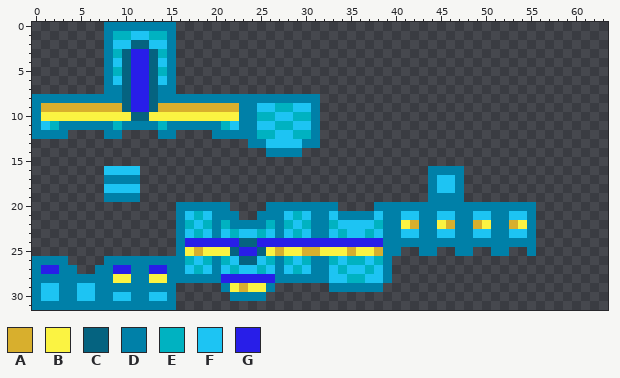
Two states of a pixel-art sprite, src/main/resources/assets/dragonmounts/textures/models/armor/aether_layer_1.png. Above is the file before it was changed.
The file is 64x32 pixels. Pixels under 10% opacity are left out.
Palette (. is transparent): A #d8af2d  B #fbf342  C #056380  D #0080a8  E #00b2c1  F #1dc4f3  G #281ee8
After:
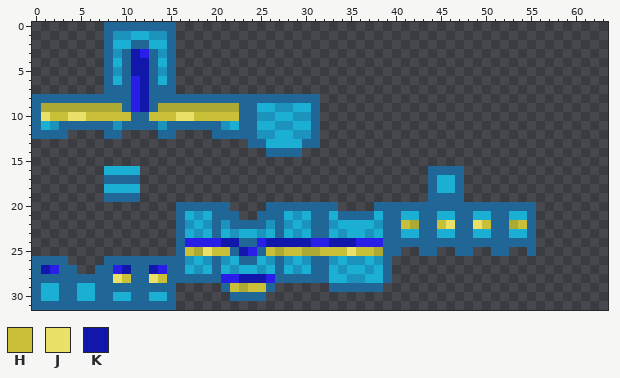
Colours new in this view: H #cabf38  J #eae169  K #1217ac
Difference:
@@ palette @@
-A #d8af2d
+A #ada935
-D #0080a8
+D #206797
-E #00b2c1
+E #1b93bd
-F #1dc4f3
+F #1bafd3
@@ x 0..24 @@
  1 ........DEEFFEED.........
- 2 ........DFFCCFFD.........
- 3 ........DECGGCED.........
- 4 ........DFCGGCFD.........
- 5 ........DECGGCED.........
- 6 ........DFCGGCFD.........
- 7 ........DDCGGCDD.........
- 8 DDDDDDDDDDCGGCDDDDDDDDDDD
- 9 DAAAAAAAAACGGCAAAAAAAAADD
-10 DBBBBBBBBBBCCBBBBBBBBBBDD
+ 2 ........DFFDDFFD.........
+ 3 ........DEDKGDED.........
+ 4 ........DFDKKDFD.........
+ 5 ........DEDKKDED.........
+ 6 ........DFDGKDFD.........
+ 7 ........DDDGKDDD.........
+ 8 DDDDDDDDDDDGKDDDDDDDDDDDD
+ 9 DAAAAAAAAADGKDAAAAAAAAADD
+10 DJHHJJHHHHHDDHHHJJHHHHHDD
 11 DFEDDDDDDEDDDDEDDDDDDEFDD
@@ x 0..63 @@
 21 ................DFEFDDD..DDDFEFDDFDDDDFDDFFDDFFDDFFDDFFD........
-22 ................DEFEDEDDDDEDEFEDDEFFFFEDDBADDBADDABDDABD........
+22 ................DEFEDEDDDDEDEFEDDEFFFFEDDHADDHJDDJHDDAHD........
 23 ................DFEFDFEFFEFDFEFDDFEFFEFDDFFDDFFDDFFDDFFD........
-24 ................DGGGGGGCCGGGGGGGGGGGGGGDDDDDDDDDDDDDDDDD........
-25 ................DBABBBCGGCBABBAABBBABBADD..DD..DD..DD..D........
-26 DDDD....DDDDDDDDDEFEDEFCCFEDEFEDDEFEEFED........................
-27 DGGDD..DDGGDDGGDDFEFDFEFFEFDFEFDDFEFFEFD........................
-28 DDDDDDDDDBBDDBBDDDDDDGGGGGGDDDDDDFFEEFFD........................
-29 DFFDDFFDDDDDDDDD.....DBABBD......DDDDDD.........................
+24 ................DGGGGKKDDGKKKKKGGKKKGGGDDDDDDDDDDDDDDDDD........
+25 ................DHAJHHDKGDHAHHAAHHHJHHADD..DD..DD..DD..D........
+26 DDDD....DDDDDDDDDEFEDEFDDFEDEFEDDEFEEFED........................
+27 DKGDD..DDGKDDKGDDFEFDFEFFEFDFEFDDFEFFEFD........................
+28 DDDDDDDDDJHDDJHDDDDDDGGKKKGDDDDDDFFEEFFD........................
+29 DFFDDFFDDDDDDDDD.....DHAHHD......DDDDDD.........................
 30 DFFDDFFDDFFDDFFD......DDDD......................................
